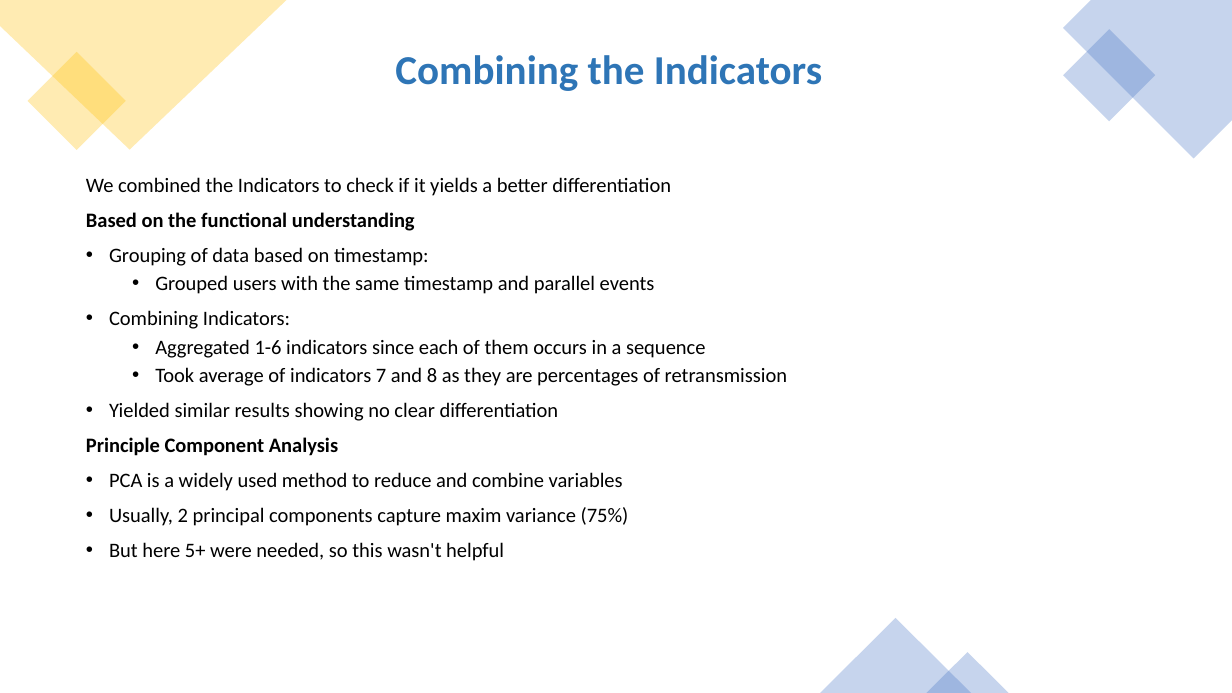
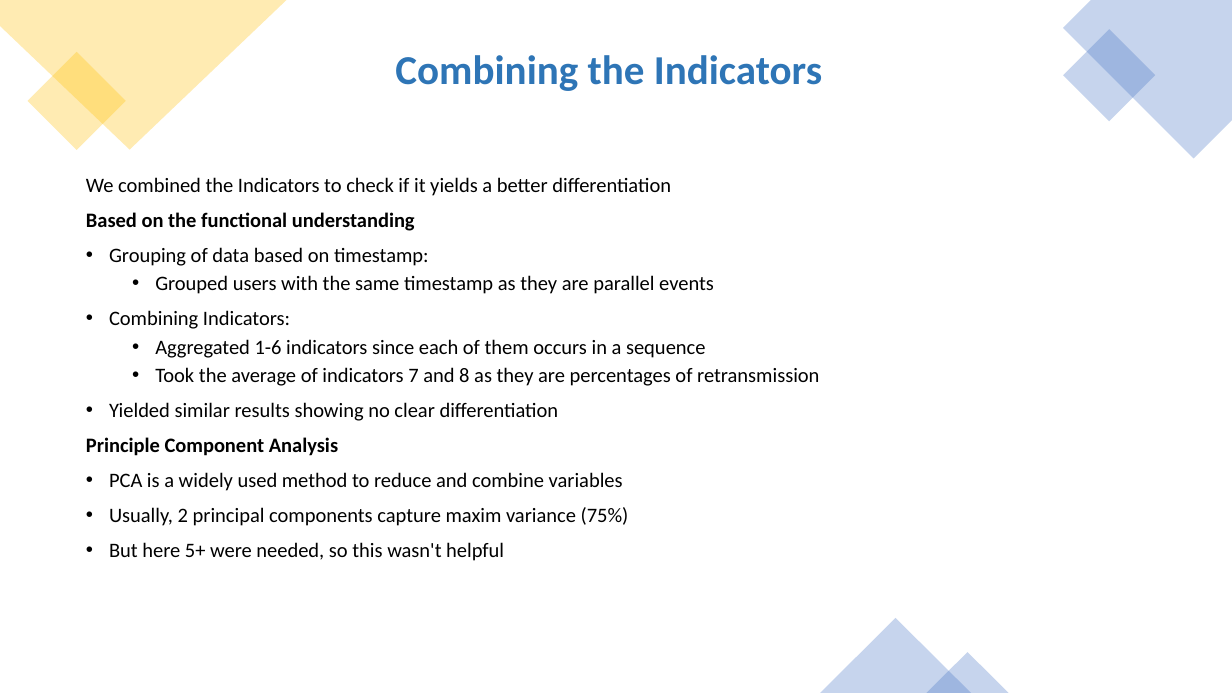
Before and after one commit to ITU-AI-ML-in-5G-Challenge/Team-DataRangers-home-network-users-experience-classification, a slide deck: slide 9 of 5gChallenge_DataRangers.pptx. Drawn at 1232x693 pixels with LibreOffice and Linux fonts; fonts in the diff are those of the drawing. Boxes give left, top, right and bottom in pixels: in the first picture for what was removed or moved away, otherwise in the second. Text is boxed around its words. In the diff, an @@ line names an element or a change of style, - is before the commit and + after.

```diff
--- a/5gChallenge_DataRangers.pptx
+++ b/5gChallenge_DataRangers.pptx
@@ text at <box>155,275,714,294</box>: text changed @@
-  • Grouped users with the same timestamp and parallel events
+  • Grouped users with the same timestamp as they are parallel events
@@ text at <box>155,367,819,386</box>: text changed @@
-  • Took average of indicators 7 and 8 as they are percentages of retransmission
+  • Took the average of indicators 7 and 8 as they are percentages of retransmission
```
Also in this commit, not shown: 5 other slides changed.
